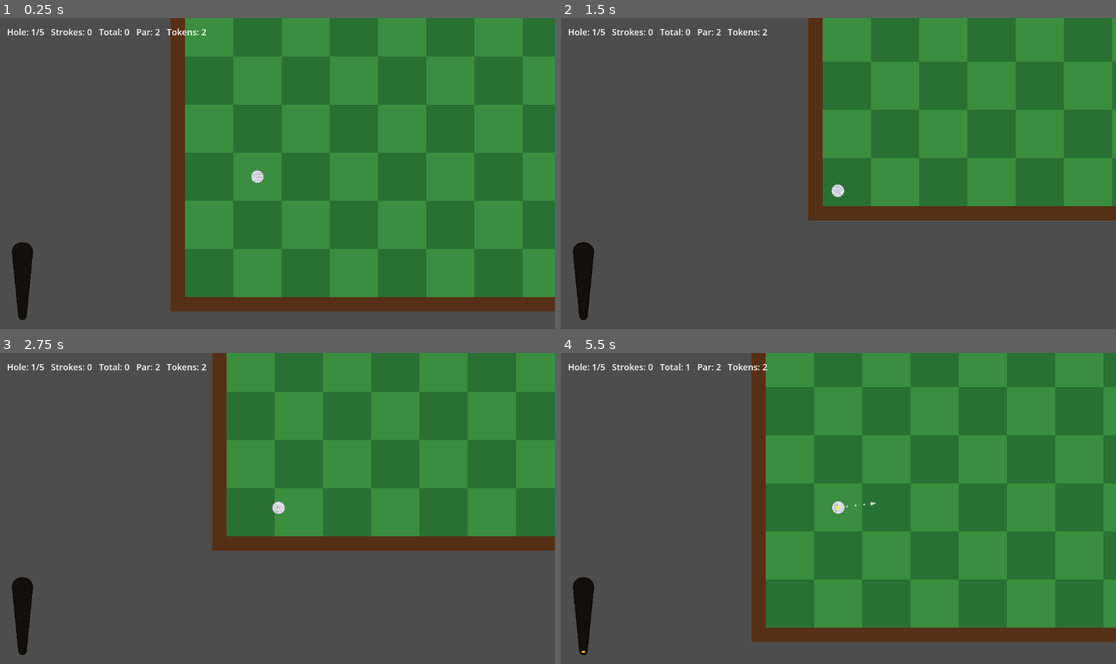
Above: before the commit, frames 1-4 (two rows, left to right).
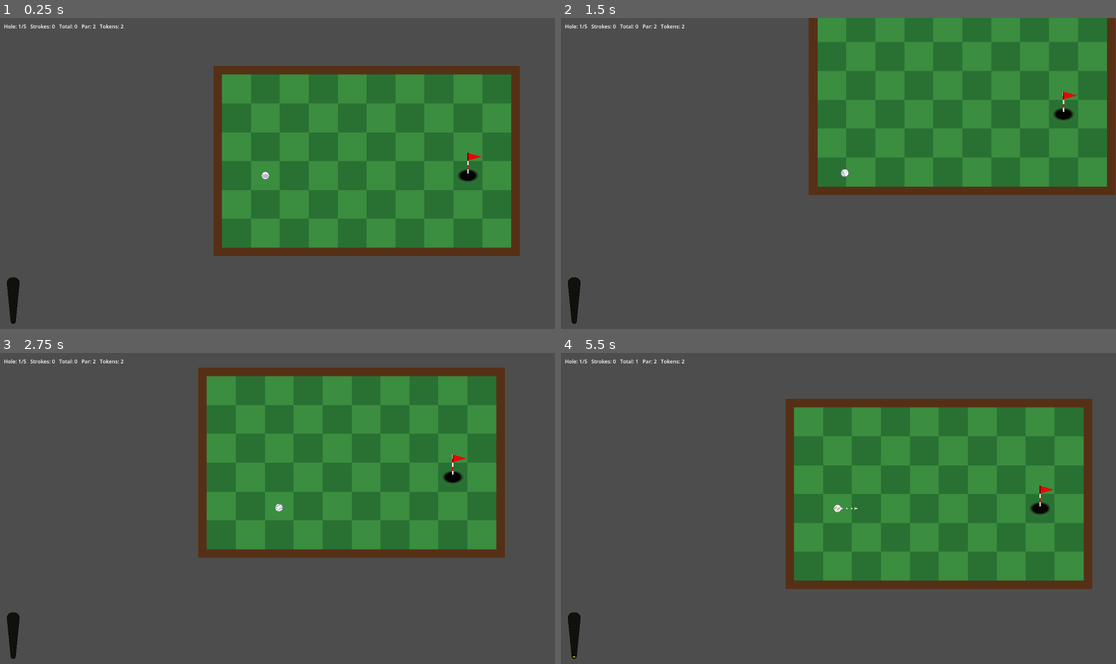
Above: after the commit, the same moments.

Repository: SirInfinite/a-stroke-of-luck
Game: Godot game, scene res://scenes/main.tscn
Same seed, same stepped clock (60 frames per second), same inputs: the game is played once before the commit and once after it.
Inputs (mouse positions are in pixels of both pictures, inside the frame that each line leads up to):
- Up to frame 1 (0.25 s): no input
- Up to frame 2 (1.5 s): tap Enter at 0.5 s; drag from (838, 173) to (894, 105) at 0.52 s; drag from (727, 189) to (810, 235) at 1.27 s
- Up to frame 3 (2.75 s): move the mouse to (333, 440) at 2.02 s; press the mouse at (333, 440) at 2.03 s; hold Right (ui_right) from 2.03 s (still down)
- Up to frame 4 (5.5 s): release Right (ui_right) at 2.75 s; release the mouse at (894, 440) at 2.75 s; drag from (810, 570) to (672, 461) at 2.77 s; move the mouse to (1005, 555) at 3.52 s; press the mouse at (1005, 555) at 3.53 s; hold Left (ui_left) 3.53-4.25 s; tap Space at 3.77 s; release the mouse at (1005, 555) at 4.25 s; drag from (672, 461) to (755, 430) at 4.27 s; tap R (reset_level) at 5 s; move the mouse to (866, 508) at 5.02 s; press the mouse at (866, 508) at 5.03 s; hold Down (ui_down) from 5.03 s (still down)

The runs differ from the first frame. In frame 1, 52% of the frame differs, in the area x 0-100%, y 0-99%; in frame 2, 22%; in frame 3, 30%; in frame 4, 47%.

Commit message:
Add run statistics tracking system
Implement RunStats class to track gameplay metrics including strokes, hazards entered, resets, cards purchased, and total run time. Print a formatted summary when the player completes all levels. Also improves trajectory preview animation with smoother dot spacing transitions and sets viewport to 1920x1080.

Diff:
--- a/project.godot
+++ b/project.godot
@@ -14,6 +14,11 @@
 run/main_scene="res://scenes/main.tscn"
 config/features=PackedStringArray("4.6", "Forward Plus")
 config/icon="res://assets/icon.svg"
+
+[display]
+
+window/size/viewport_width=1920
+window/size/viewport_height=1080
 
 [input]
 
--- a/scenes/golf_ball.tscn
+++ b/scenes/golf_ball.tscn
@@ -20,6 +20,9 @@
 linear_damp = 1.2
 angular_damp = 2.0
 script = ExtResource("1_s1xsf")
+max_impulse = 1600.0
+trajectory_dot_count = 20
+trajectory_dot_spacing = 15.0
 
 [node name="CollisionShape2D" type="CollisionShape2D" parent="." unique_id=303948608]
 shape = SubResource("CircleShape2D_h2yge")
--- a/scripts/golf_ball.gd
+++ b/scripts/golf_ball.gd
@@ -348,19 +348,27 @@
 
 	var direction := impulse.normalized()
 	var dot_count := _effective_trajectory_dot_count()
-	var visible_dots: int = max(2, int(round(lerpf(3.0, float(dot_count), power))))
+	var dot_progress := lerpf(3.0, float(dot_count), power)
+	var visible_dots: int = clampi(floori(dot_progress), 2, dot_count)
+	var stretch_progress := dot_progress - float(visible_dots)
+	var stretched_spacing := trajectory_dot_spacing
+	if power >= 0.995:
+		visible_dots = dot_count
+		stretch_progress = 0.0
+	elif visible_dots < dot_count:
+		stretched_spacing = lerpf(trajectory_dot_spacing, trajectory_dot_spacing * float(visible_dots + 1) / float(visible_dots), stretch_progress)
 	trajectory_preview.global_position = Vector2.ZERO
 	trajectory_preview.visible = true
 
 	for i in range(dot_count):
 		var dot := trajectory_preview.get_node("Dot%d" % [i + 1]) as Polygon2D
 		dot.visible = i < visible_dots
-		dot.position = global_position + direction * trajectory_dot_spacing * float(i + 1)
-		dot.scale = Vector2.ONE * lerp(0.75, 1.25, power)
+		dot.position = global_position + direction * stretched_spacing * float(i + 1)
+		dot.scale = Vector2.ONE
 
 	var arrow_head := trajectory_preview.get_node("ArrowHead") as Polygon2D
 	arrow_head.visible = true
-	arrow_head.position = global_position + direction * trajectory_dot_spacing * float(visible_dots + 1)
+	arrow_head.position = global_position + direction * stretched_spacing * float(visible_dots + 1)
 	arrow_head.rotation = direction.angle()
 	arrow_head.scale = Vector2.ONE * lerp(0.8, 1.15, power)
 
--- a/scripts/main.gd
+++ b/scripts/main.gd
@@ -4,6 +4,7 @@
 const LevelBuilderScript := preload("res://scripts/level_builder.gd")
 const LevelDatabase := preload("res://scripts/level_database.gd")
 const LevelValidator := preload("res://scripts/level_validator.gd")
+const RunStatsScript := preload("res://scripts/run_stats.gd")
 const ShopManagerScript := preload("res://scripts/shop_manager.gd")
 
 const STARTING_TOKENS := 2
@@ -187,6 +188,7 @@
 var reward_bonus := 0
 var owned_cards: Array[String] = []
 var levels := LevelDatabase.get_levels()
+var run_stats := RunStatsScript.new()
 
 
 func _ready() -> void:
@@ -197,6 +199,7 @@
 func _process(delta: float) -> void:
 	if not loading_next_level:
 		level_elapsed += delta
+		run_stats.update_time(delta)
 	_center_camera_on_ball()
 	_update_status()
 
@@ -304,6 +307,9 @@
 		ball.sink_to(level_builder.level_point(level, "hole", "hole_cell"))
 		tokens += _token_reward_for_score(strokes + 1, level.par)
 		await ball.sink_animation_finished
+		if level_index == levels.size() - 1:
+			run_stats.print_summary(_total_par())
+			return
 		_show_shop(level_index + 1)
 		await shop_manager.continued
 		_load_level(level_index + 1)
@@ -313,6 +319,7 @@
 	if body != ball or hazard_resetting:
 		return
 
+	run_stats.record_hazard_entered("sand")
 	active_sand_tiles += 1
 	ball.linear_velocity *= SAND_ENTRY_SPEED_SCALE
 	ball.linear_damp = SAND_DAMP * sand_damp_modifier
@@ -331,6 +338,8 @@
 	if body != ball or hazard_resetting or loading_next_level:
 		return
 
+	run_stats.record_hazard_entered("water")
+	run_stats.record_water_reset()
 	hazard_resetting = true
 	active_sand_tiles = 0
 	active_direction_pushes.clear()
@@ -346,6 +355,7 @@
 	if body != ball or hazard_resetting:
 		return
 
+	run_stats.record_hazard_entered("direction")
 	active_direction_pushes.append(area.get_meta("direction"))
 
 
@@ -359,11 +369,13 @@
 func _on_ball_shot_finished() -> void:
 	strokes += 1
 	total_strokes += 1
+	run_stats.record_stroke()
 	_update_status()
 
 
 func _reset_current_level() -> void:
 	var level: Dictionary = levels[level_index]
+	run_stats.record_manual_reset()
 	_clear_hazard_effects()
 	ball.reset_to(level_builder.level_point(level, "start", "start_cell"))
 	strokes = 0
@@ -441,6 +453,13 @@
 	return reward + reward_bonus
 
 
+func _total_par() -> int:
+	var total := 0
+	for level in levels:
+		total += int(level.par)
+	return total
+
+
 func _show_shop(next_level_index: int) -> void:
 	shop_manager.show_shop(next_level_index, tokens, levels.size())
 	_update_status()
@@ -461,6 +480,7 @@
 	direction_push_modifier = maxf(0.25, direction_push_modifier + effects.get("direction", 0.0))
 	reward_bonus = maxi(0, reward_bonus + effects.get("reward", 0))
 	owned_cards.append(card.name)
+	run_stats.record_card_bought(card.name)
 	ball.apply_card_modifiers(impulse_modifier, drag_modifier, trajectory_dot_bonus)
 
 
--- /dev/null
+++ b/scripts/run_stats.gd
@@ -0,0 +1,93 @@
+class_name RunStats
+extends RefCounted
+
+var total_strokes := 0
+var final_score_relative_to_par := 0
+var cards_bought: Array[String] = []
+var hazards_entered := {
+	"sand": 0,
+	"water": 0,
+	"direction": 0
+}
+var water_resets := 0
+var manual_resets := 0
+var total_run_time := 0.0
+
+
+func reset() -> void:
+	total_strokes = 0
+	final_score_relative_to_par = 0
+	cards_bought.clear()
+	hazards_entered = {
+		"sand": 0,
+		"water": 0,
+		"direction": 0
+	}
+	water_resets = 0
+	manual_resets = 0
+	total_run_time = 0.0
+
+
+func update_time(delta: float) -> void:
+	total_run_time += delta
+
+
+func record_stroke() -> void:
+	total_strokes += 1
+
+
+func record_card_bought(card_name: String) -> void:
+	cards_bought.append(card_name)
+
+
+func record_hazard_entered(hazard_type: String) -> void:
+	if not hazards_entered.has(hazard_type):
+		hazards_entered[hazard_type] = 0
+	hazards_entered[hazard_type] += 1
+
+
+func record_water_reset() -> void:
+	water_resets += 1
+
+
+func record_manual_reset() -> void:
+	manual_resets += 1
+
+
+func print_summary(total_par: int) -> void:
+	final_score_relative_to_par = total_strokes - total_par
+	print("\n=== A Stroke of Luck Run Summary ===")
+	print("Total strokes: %d" % total_strokes)
+	print("Total par: %d" % total_par)
+	print("Score relative to par: %s" % _format_score_to_par(final_score_relative_to_par))
+	print("Cards bought: %s" % _format_cards())
+	print("Hazards entered: sand %d, water %d, direction %d" % [
+		int(hazards_entered.get("sand", 0)),
+		int(hazards_entered.get("water", 0)),
+		int(hazards_entered.get("direction", 0))
+	])
+	print("Water resets: %d" % water_resets)
+	print("Manual resets: %d" % manual_resets)
+	print("Total run time: %s" % _format_time(total_run_time))
+	print("====================================\n")
+
+
+func _format_score_to_par(score_to_par: int) -> String:
+	if score_to_par == 0:
+		return "Even par"
+	if score_to_par > 0:
+		return "+%d" % score_to_par
+	return "%d" % score_to_par
+
+
+func _format_cards() -> String:
+	if cards_bought.is_empty():
+		return "None"
+	return ", ".join(cards_bought)
+
+
+func _format_time(seconds: float) -> String:
+	var total_seconds := int(floor(seconds))
+	var minutes := total_seconds / 60
+	var remaining_seconds := total_seconds % 60
+	return "%02d:%02d" % [minutes, remaining_seconds]
Not shown, added: scripts/run_stats.gd.uid
